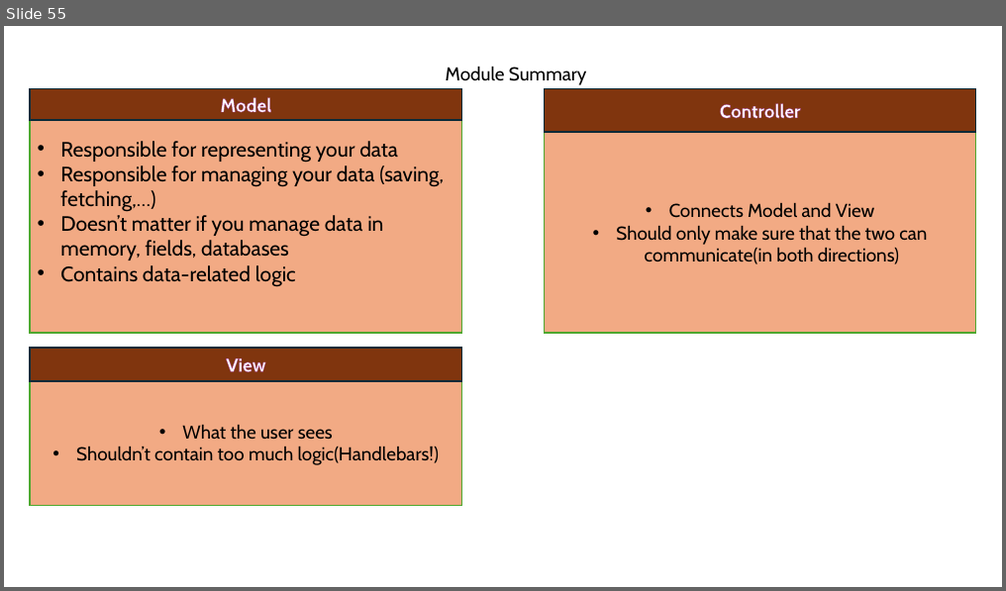
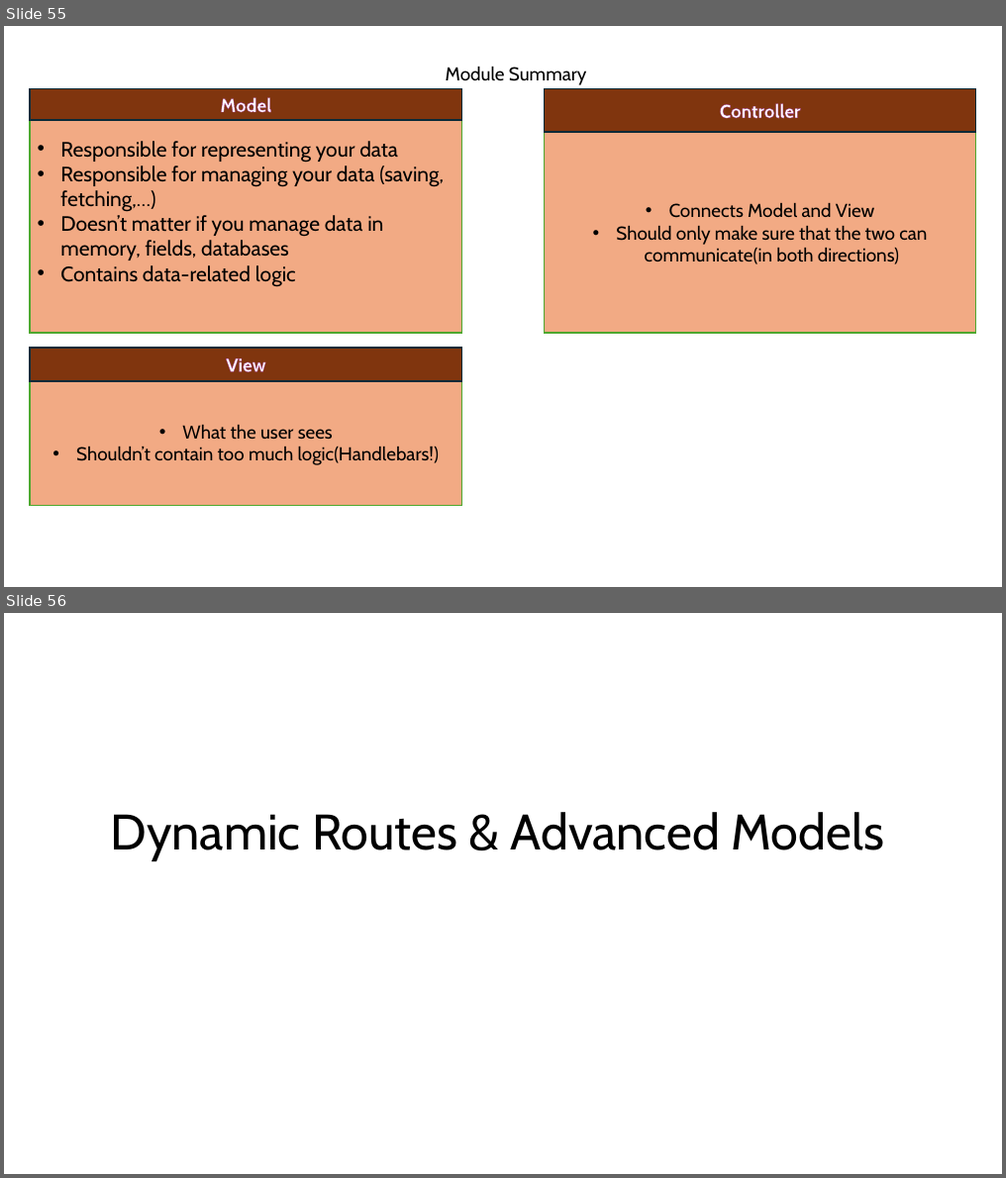
Before and after one commit to PiyushChaturvedii/Batch05, a slide deck: node/Nodejs.pptx. Shown one above the other, each under a label of ours: slide 55 before the commit, slides 55 and 56 after it. The pictures are 1006x591 and 1006x1178 pixels, drawn with LibreOffice and Linux fonts; fonts in the diff are those of the drawing. Boxes give left, top, right and bottom in pixels: in the first picture for what was removed or moved away, otherwise in the second. Text is boxed around its words. In the diff, an @@ line names an element or a change of style, - is before the commit and + after.

```diff
--- a/node/Nodejs.pptx
+++ b/node/Nodejs.pptx
@@ slide 56 added at box(4, 613, 1002, 1174), background #FFFFFF @@
@@ text added at box(111, 812, 884, 861), 48 pt, text #000000 @@
+Dynamic Routes & Advanced Models
```
Also in this commit, not shown: 1 other slide added, 2 slides removed, 35 other files.
